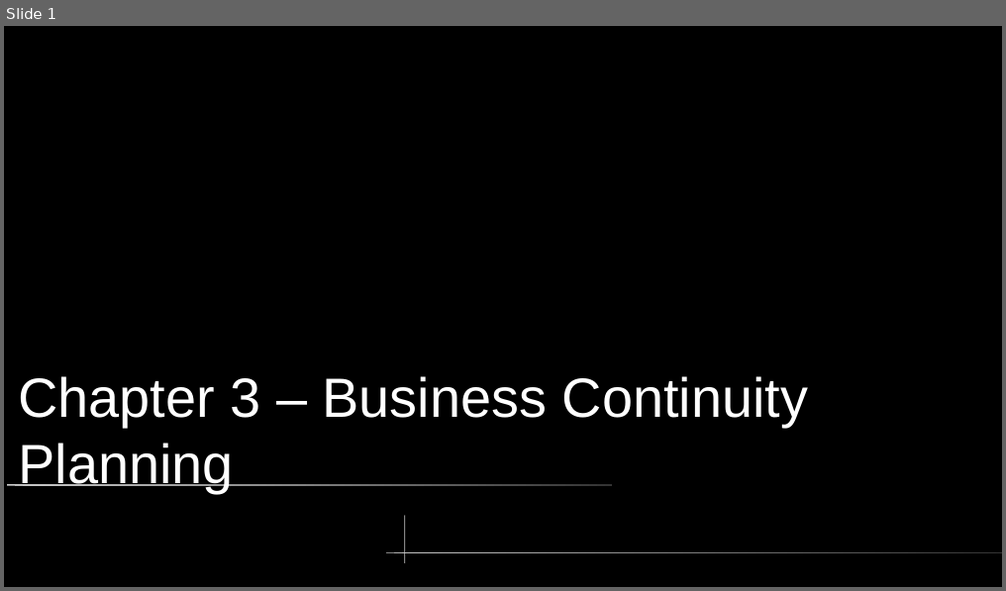
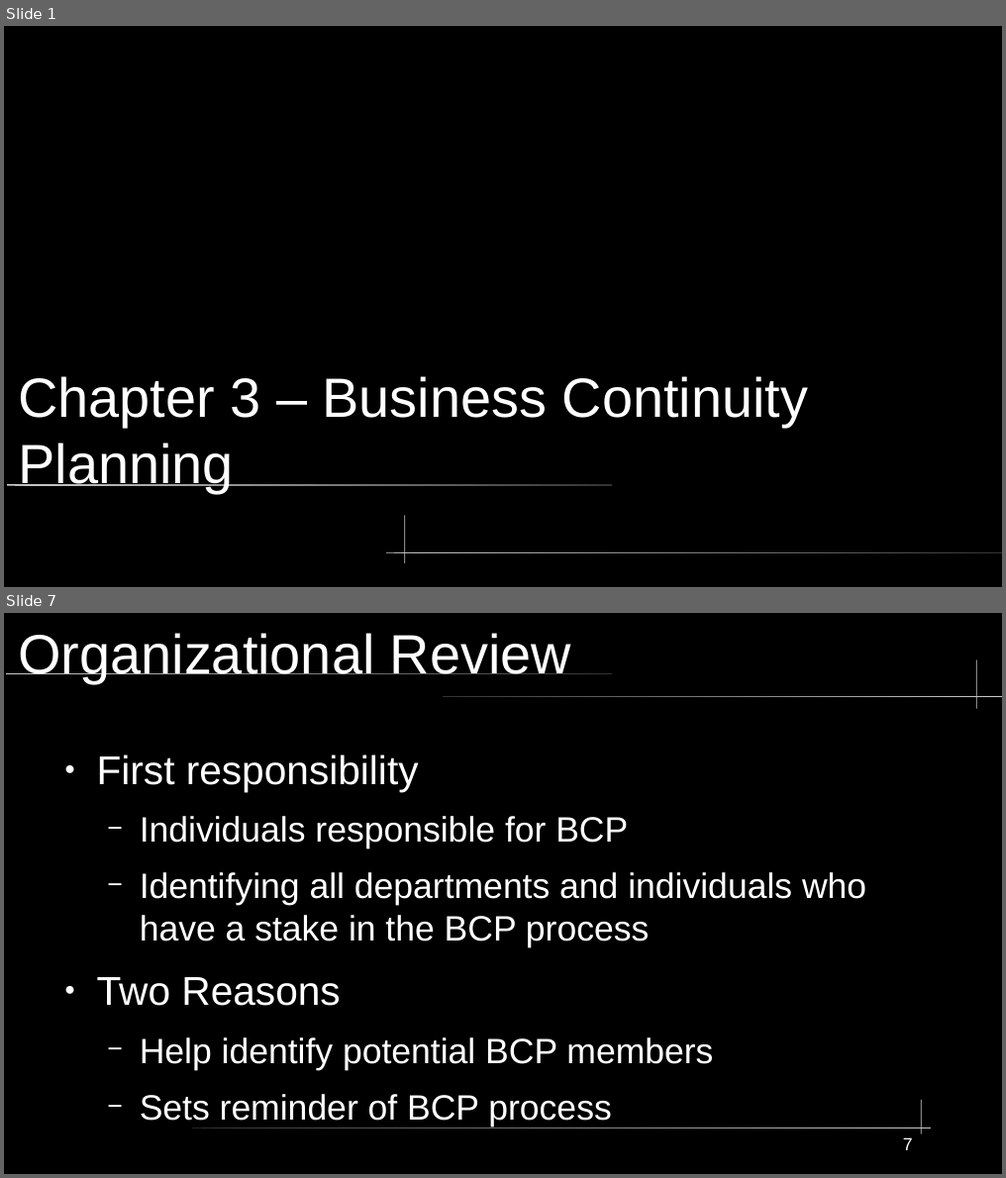
Before and after one commit to City-Colleges-of-Chicago-Cybersecurity/COMPSFI-214, a slide deck: 2026/Spring/powerpoints/Chatper-03-Business-Continuity-Planning.odp. Shown one above the other, each under a label of ours: slide 1 before the commit, slides 1 and 7 after it; the slides between them are not shown. The pictures are 1006x591 and 1006x1178 pixels, drawn with LibreOffice and Linux fonts; fonts in the diff are those of the drawing. Boxes give left, top, right and bottom in pixels: in the first picture for what was removed or moved away, otherwise in the second. Text is boxed around its words. In the diff, an @@ line names an element or a change of style, - is before the commit and + after.

```diff
--- a/2026/Spring/powerpoints/Chatper-03-Business-Continuity-Planning.odp
+++ b/2026/Spring/powerpoints/Chatper-03-Business-Continuity-Planning.odp
@@ slide 7 added at [4,613,1002,1174], background #000000 @@
@@ title added at [18,633,571,683], 44 pt, text #FFFFFF @@
+Organizational Review
@@ freeform shape added at [976,661,977,709], fill #CCCCCC @@
@@ rounded rectangle added at [6,672,612,674], fill gradient #CCCCCC to #333333 @@
@@ rounded rectangle added at [444,696,1002,697], fill gradient #333333 to #CCCCCC @@
@@ text added at [97,755,866,1127], 28 pt, text #FFFFFF @@
+● First responsibility
+  − Individuals responsible for BCP
+  − Identifying all departments and individuals who have a stake in the BCP process
+● Two Reasons
+  − Help identify potential BCP members
+  − Sets reminder of BCP process
@@ freeform shape added at [922,1100,923,1135], fill #CCCCCC @@
@@ rounded rectangle added at [192,1128,932,1129], fill gradient #333333 to #CCCCCC @@
@@ page number added at [903,1138,913,1151], 14 pt, text #FFFFFF @@
+7
```
Also in this commit, not shown: 7 other slides added, 7 slides removed.
